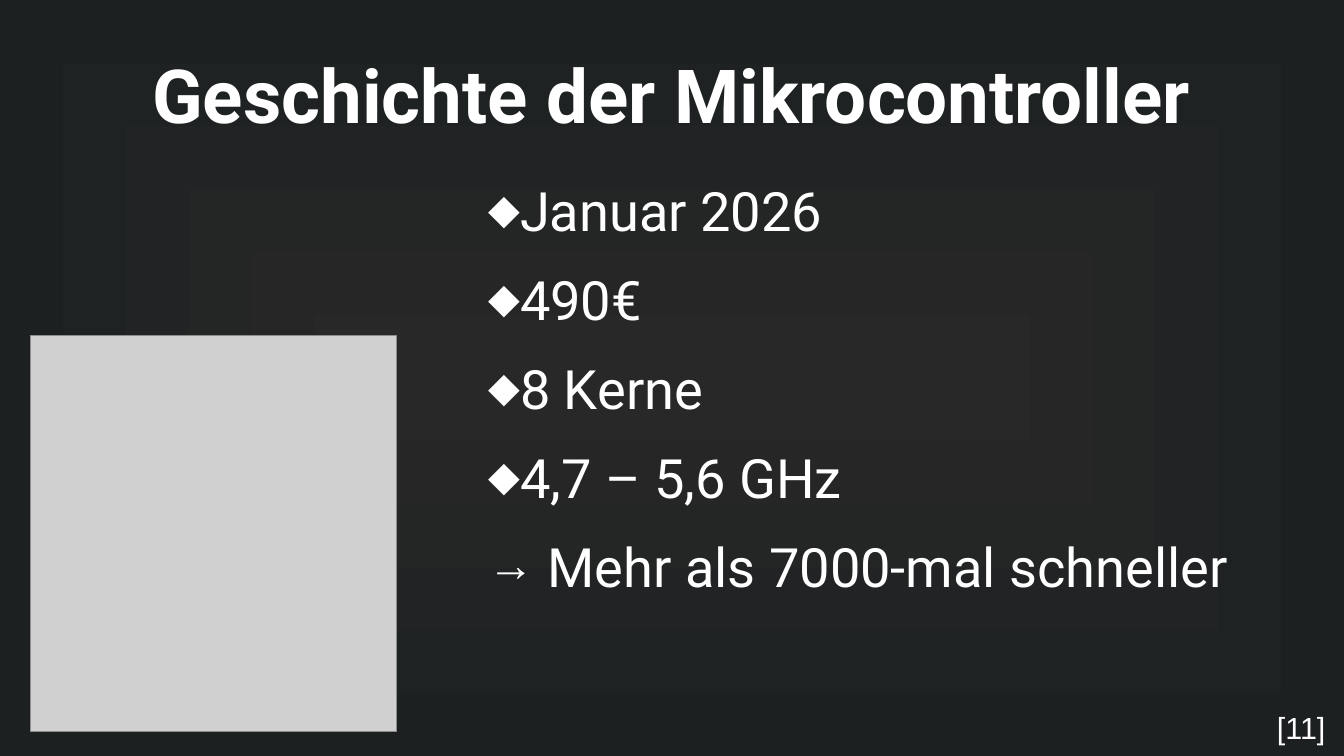
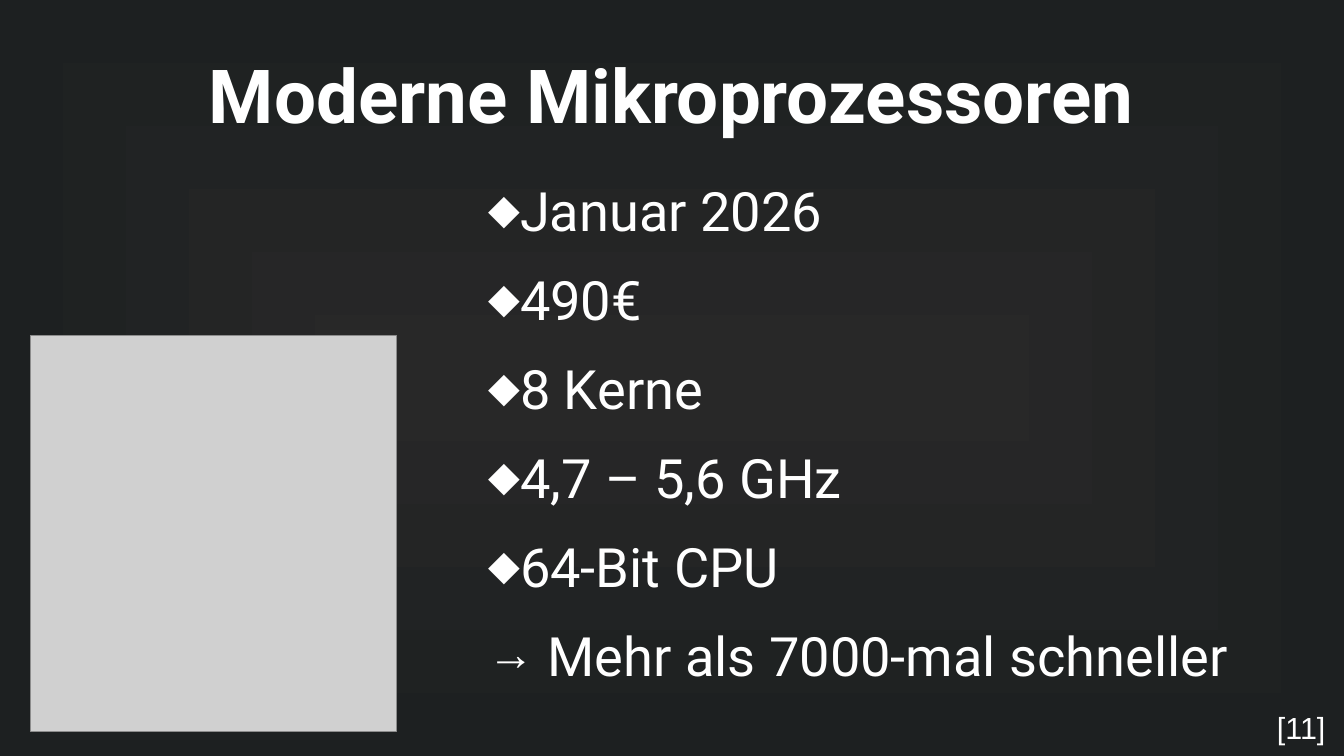
Before and after one commit to MuffinKran24/IMP_GFS, a slide deck: slide 9 of Mikrocontroller_GFS.odp (slide 8 before the commit). Drawn at 1344x756 pixels with LibreOffice and Linux fonts; fonts in the diff are those of the drawing; grey boxes stand for pictures. Boxes give left, top, right and bottom in pixels: in the first picture for what was removed or moved away, otherwise in the second. Text is boxed around its words. In the diff, an @@ line names an element or a change of style, - is before the commit and + after.

```diff
--- a/Mikrocontroller_GFS.odp
+++ b/Mikrocontroller_GFS.odp
@@ title removed at bbox=[152, 67, 1190, 124] @@
-Geschichte der Mikrocontroller
@@ title added at bbox=[209, 67, 1133, 138], 44 pt, text #FFFFFF, bold @@
+Moderne Mikroprozessoren
@@ text at bbox=[520, 548, 779, 588]: paragraph added @@
+⬥ 64-Bit CPU
```
Also in this commit, not shown: 3 other slides changed, 3 slides added, 2 slides removed, 3 other files.
